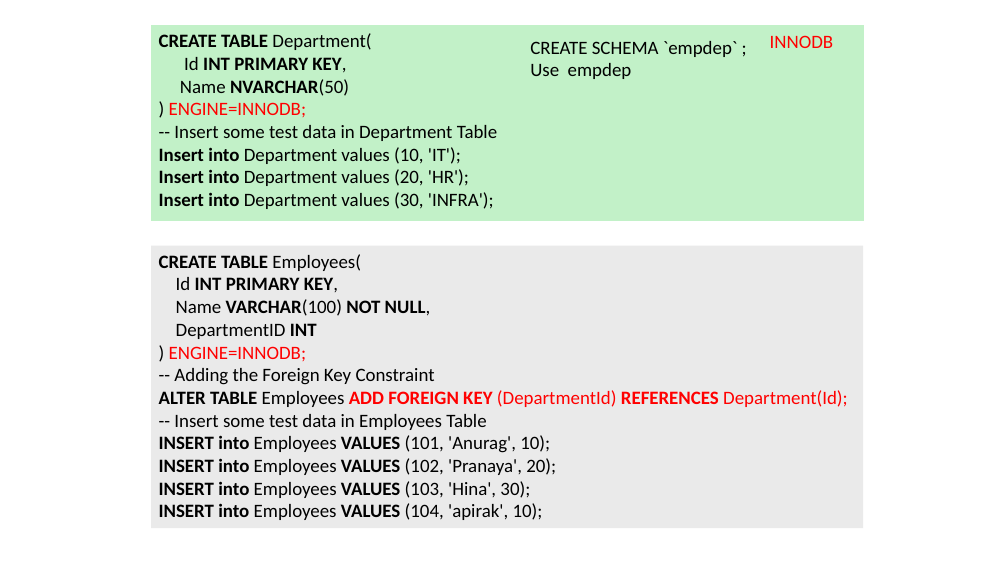
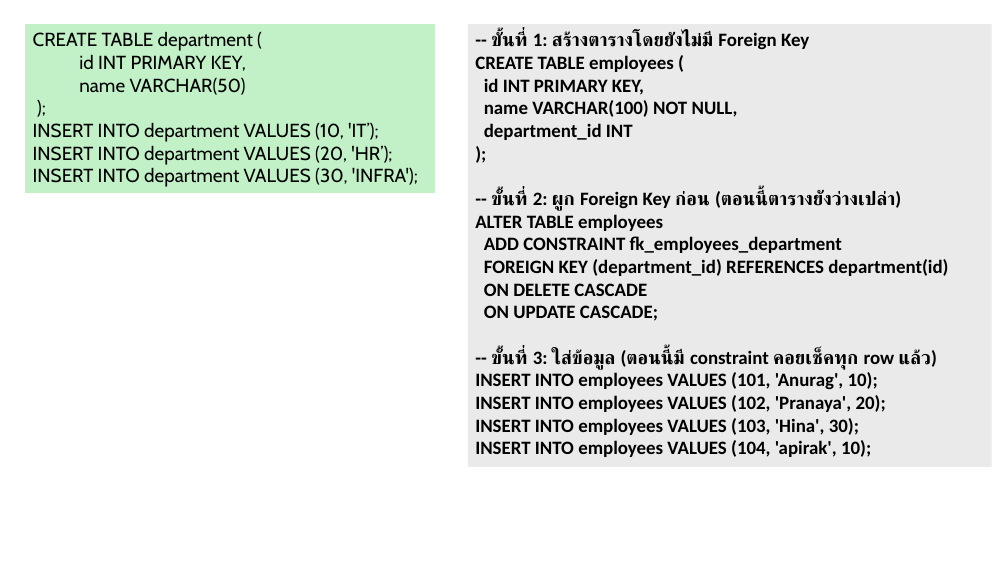
Before and after one commit to luckkrit/cos3103, a slide deck: slide 22 of public/pptx/db_constraint_codd_rule.pptx. Drawn at 1008x567 pixels with LibreOffice and Linux fonts; fonts in the diff are those of the drawing. Boxes give left, top, right and bottom in pixels: in the first picture for what was removed or moved away, otherwise in the second. Text is boxed around its words. In the diff, an @@ line names an element or a change of style, - is before the commit and + after.

Commit message:
update pptx db_constraints

```diff
--- a/public/pptx/db_constraint_codd_rule.pptx
+++ b/public/pptx/db_constraint_codd_rule.pptx
@@ rectangle "CREATE TABLE department ( id ...": place and size @@
-rectangle "CREATE TABLE department ( id ..." at bbox=[151, 25, 864, 220]
+rectangle "CREATE TABLE department ( id ..." at bbox=[25, 24, 435, 192]
@@ rectangle "-- ขั้นที่ 1: สร้างตารางโดยยังไม่มี Foreign ...": place and size @@
-rectangle "-- ขั้นที่ 1: สร้างตารางโดยยังไม่มี Foreign ..." at bbox=[151, 246, 864, 529]
+rectangle "-- ขั้นที่ 1: สร้างตารางโดยยังไม่มี Foreign ..." at bbox=[468, 24, 992, 467]
@@ text in rectangle at bbox=[33, 32, 418, 187]: text changed; font Calibri to Cabin @@
-CREATE TABLE Department(
-Id INT PRIMARY KEY,
-Name NVARCHAR(50)
-) ENGINE=INNODB;
--- Insert some test data in Department Table
-Insert into Department values (10, 'IT');
-Insert into Department values (20, 'HR');
-Insert into Department values (30, 'INFRA');
+CREATE TABLE department (
+id INT PRIMARY KEY,
+name VARCHAR(50)
+);
+INSERT INTO department VALUES (10, 'IT’);
+INSERT INTO department VALUES (20, 'HR’);
+INSERT INTO department VALUES (30, 'INFRA');
@@ text in rectangle at bbox=[475, 32, 948, 457]: text changed; bold on @@
-CREATE TABLE Employees(
-Id INT PRIMARY KEY,
-Name VARCHAR(100) NOT NULL,
-DepartmentID INT
-) ENGINE=INNODB;
--- Adding the Foreign Key Constraint
-ALTER TABLE Employees ADD FOREIGN KEY (DepartmentId) REFERENCES Department(Id);
--- Insert some test data in Employees Table
-INSERT into Employees VALUES (101, 'Anurag', 10);
-INSERT into Employees VALUES (102, 'Pranaya', 20);
-INSERT into Employees VALUES (103, 'Hina', 30);
-INSERT into Employees VALUES (104, 'apirak', 10);
+-- ขั้นที่ 1: สร้างตารางโดยยังไม่มี Foreign Key
+CREATE TABLE employees (
+id INT PRIMARY KEY,
+name VARCHAR(100) NOT NULL,
+department_id INT
+);
+-- ขั้นที่ 2: ผูก Foreign Key ก่อน (ตอนนี้ตารางยังว่างเปล่า)
+ALTER TABLE employees
+ADD CONSTRAINT fk_employees_department
+FOREIGN KEY (department_id) REFERENCES department(id)
+ON DELETE CASCADE
+ON UPDATE CASCADE;
+-- ขั้นที่ 3: ใส่ข้อมูล (ตอนนี้มี constraint คอยเช็คทุก row แล้ว)
+INSERT INTO employees VALUES (101, 'Anurag', 10);
+INSERT INTO employees VALUES (102, 'Pranaya', 20);
+INSERT INTO employees VALUES (103, 'Hina', 30);
+INSERT INTO employees VALUES (104, 'apirak', 10);
@@ text removed at bbox=[530, 41, 738, 79] @@
-CREATE SCHEMA `empdep` ;
-Use empdep
@@ text removed at bbox=[770, 35, 833, 48] @@
-INNODB
```
Also in this commit, not shown: 12 other slides changed, 13 slides added.
